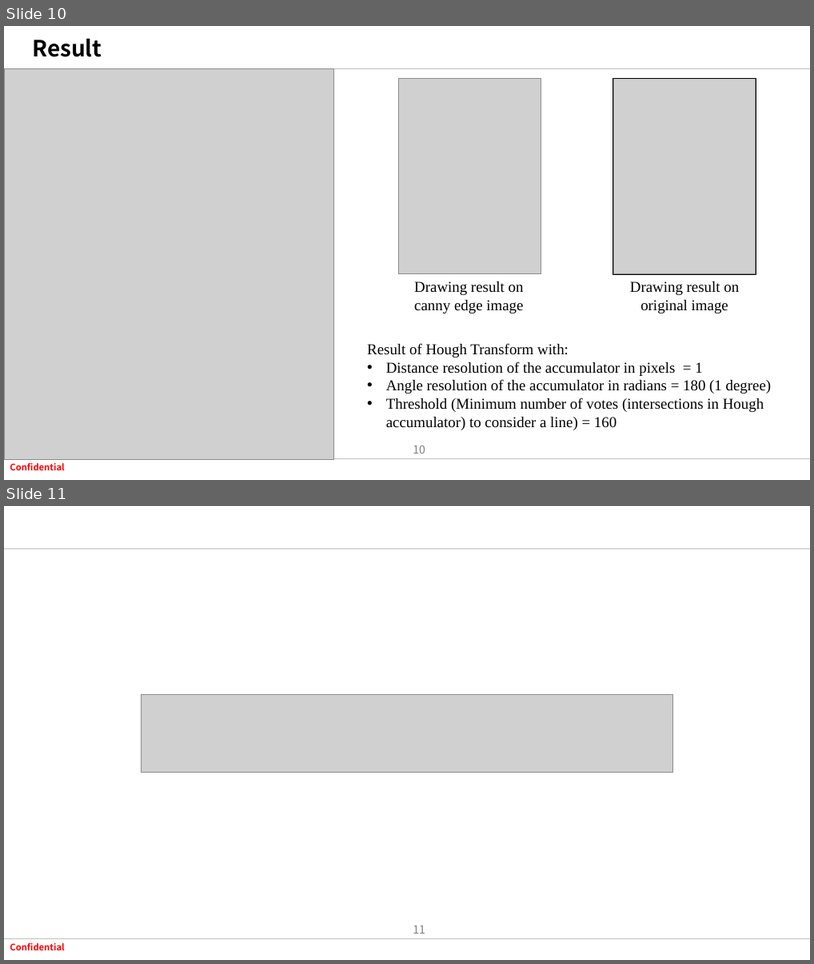
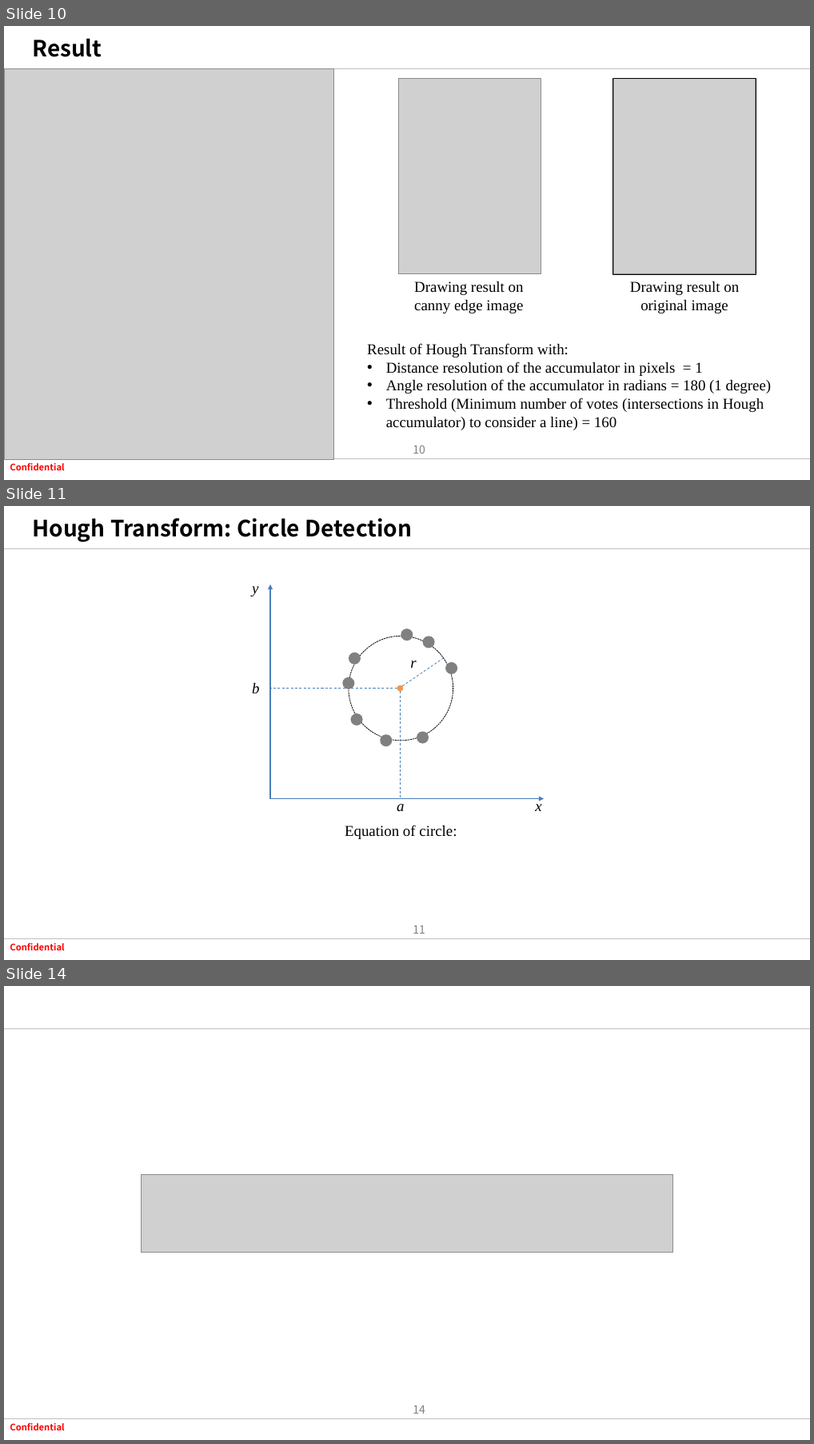
Before and after one commit to tuananh020400/FresherXavisTech, a slide deck: Document/SlideWeek6/HoughTransform.pptx. Shown one above the other, each under a label of ours: slides 10 and 11 before the commit, slides 10, 11 and 14 after it; the slides between them are not shown. The pictures are 814x964 and 814x1444 pixels, drawn with LibreOffice and Linux fonts; fonts in the diff are those of the drawing; grey boxes stand for pictures; background and template pictures are left out. Boxes give left, top, right and bottom in pixels: in the first picture for what was removed or moved away, otherwise in the second. Text is boxed around its words. In the diff, an @@ line names an element or a change of style, - is before the commit and + after.

```diff
--- a/Document/SlideWeek6/HoughTransform.pptx
+++ b/Document/SlideWeek6/HoughTransform.pptx
@@ slide 11 added at [4, 506, 810, 960], background #FFFFFF; not listed: 4 template elements that a slide beside it also shows @@
@@ title added at [32, 518, 413, 542], 26.7 pt, text #000000, bold @@
+Hough Transform: Circle Detection
@@ text added at [252, 586, 258, 596], 18 pt, text #000000, italic @@
+y
@@ arrow added from (270, 799) to (270, 584), #4B7EBC 1.5 pt @@
@@ ellipse added at [349, 636, 454, 740], outline #000000 0.75 pt dashed @@
@@ ellipse added at [401, 629, 413, 641], fill #808080 @@
@@ ellipse added at [423, 636, 435, 648], fill #808080 @@
@@ ellipse added at [349, 652, 361, 664], fill #808080 @@
@@ line added from (402, 686) to (443, 659), #4B7EBC 0.75 pt dashed @@
@@ text added at [410, 660, 416, 668], 18 pt, text #000000, italic @@
+r
@@ ellipse added at [446, 662, 458, 674], fill #808080 @@
@@ text added at [252, 683, 259, 693], 18 pt, text #000000, italic @@
+b
@@ line added from (398, 688) to (271, 688), #4B7EBC 0.75 pt dashed @@
@@ ellipse added at [342, 677, 355, 689], fill #808080 @@
@@ ellipse added at [398, 685, 403, 691], fill #F79646 @@
@@ line added from (400, 691) to (400, 799), #4B7EBC 0.75 pt dashed @@
@@ ellipse added at [350, 713, 362, 725], fill #808080 @@
@@ ellipse added at [380, 734, 392, 746], fill #808080 @@
@@ ellipse added at [417, 731, 430, 743], fill #808080 @@
@@ arrow added from (270, 799) to (544, 799), #4B7EBC 1.5 pt @@
@@ text added at [397, 804, 404, 811], 18 pt, text #000000, italic @@
+a
@@ text added at [535, 800, 542, 811], 18 pt, text #000000, italic @@
+x
@@ text added at [345, 824, 457, 839], 18 pt, text #000000 @@
+Equation of circle:
@@ what was slide 11 is now slide 14 @@
@@ page number at [413, 1404, 426, 1413]: text changed @@
-11
+14
```
Also in this commit, not shown: 2 other slides added, 1 other file.
